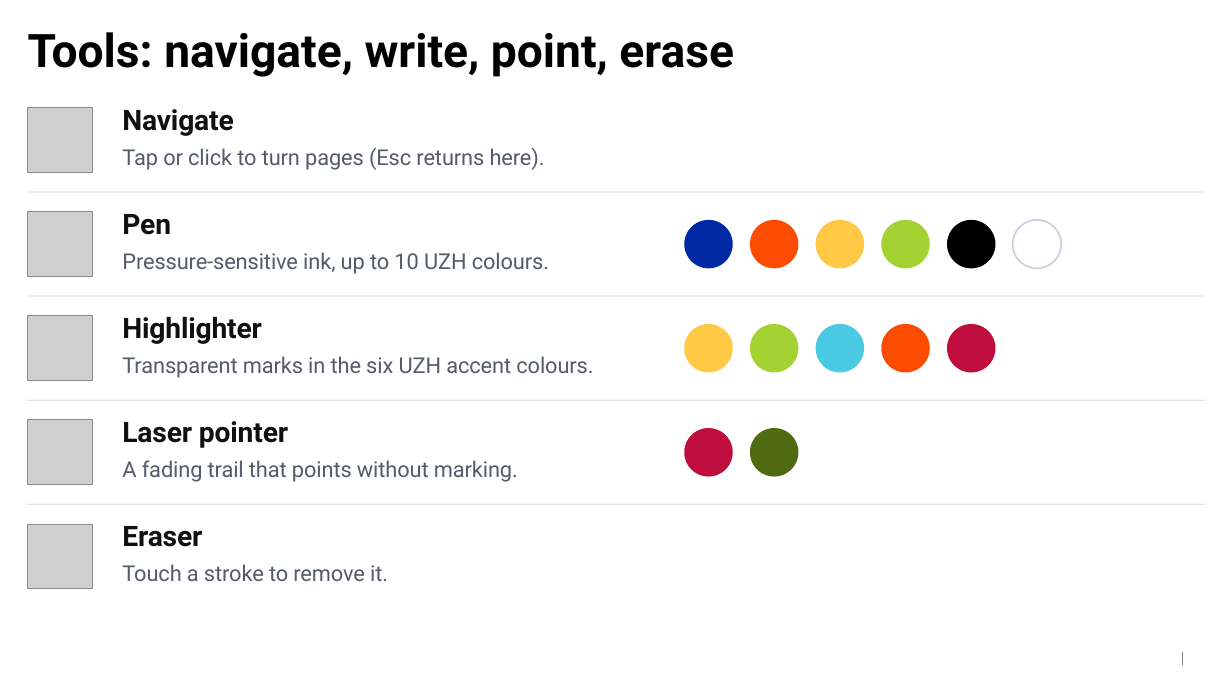
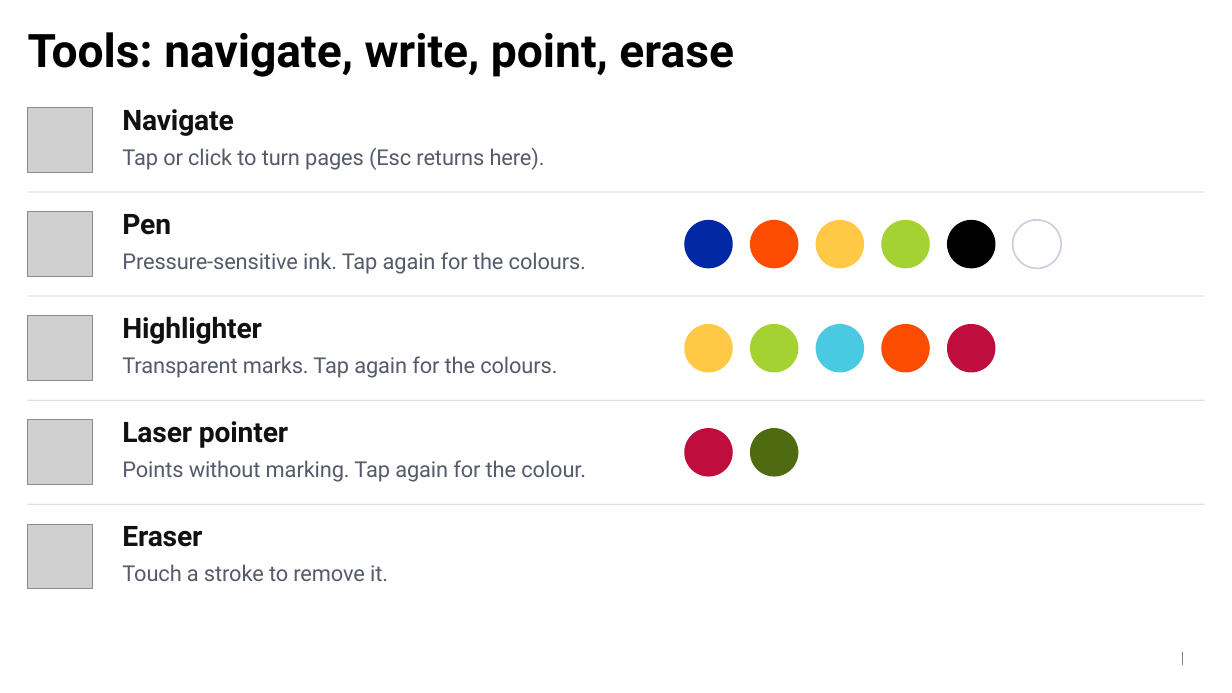
Before and after one commit to tessonec/bdlt-pdf-presenter, a slide deck: slide 8 of source/guide-deck.pptx. Drawn at 1232x693 pixels with LibreOffice and Linux fonts; fonts in the diff are those of the drawing; grey boxes stand for pictures; background and template pictures are left out. Boxes give left, top, right and bottom in pixels: in the first picture for what was removed or moved away, otherwise in the second. Text is boxed around its words. In the diff, an @@ line names an element or a change of style, - is before the commit and + after.

```diff
--- a/source/guide-deck.pptx
+++ b/source/guide-deck.pptx
@@ text at [122, 252, 586, 274]: text changed @@
-Pressure-sensitive ink, up to 10 UZH colours.
+Pressure-sensitive ink. Tap again for the colours.
@@ text at [122, 356, 557, 378]: text changed @@
-Transparent marks in the six UZH accent colours.
+Transparent marks. Tap again for the colours.
@@ text at [122, 460, 586, 482]: text changed @@
-A fading trail that points without marking.
+Points without marking. Tap again for the colour.
```
Also in this commit, not shown: 6 other files.
